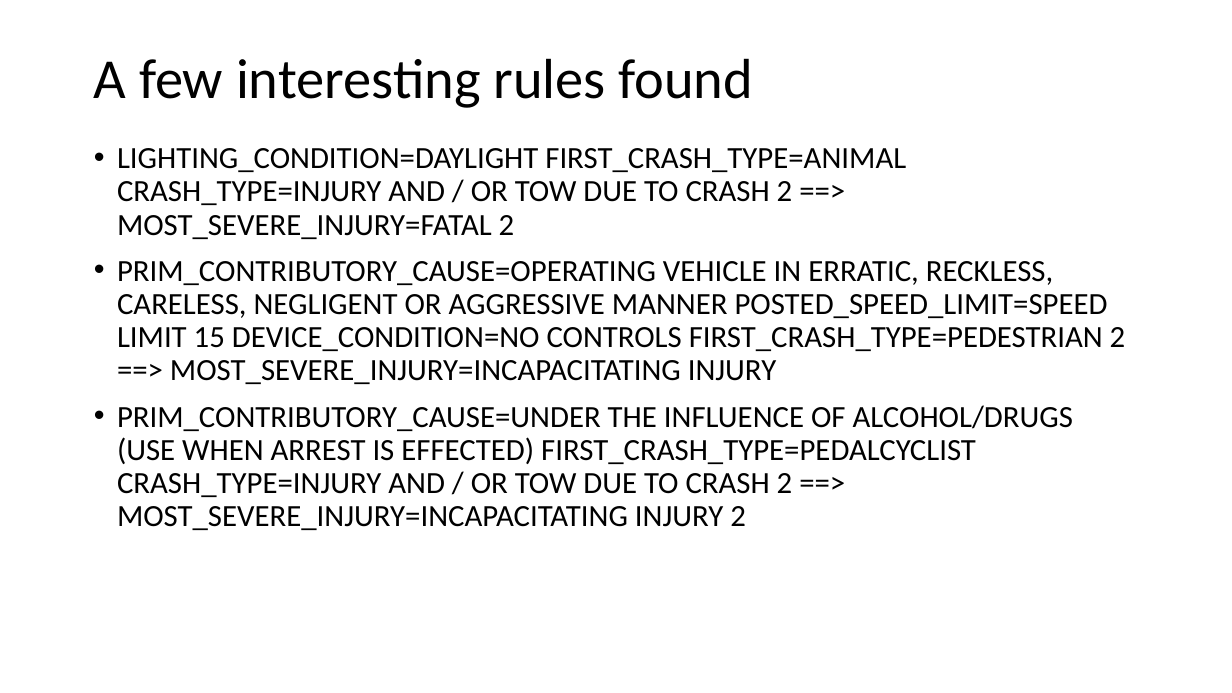
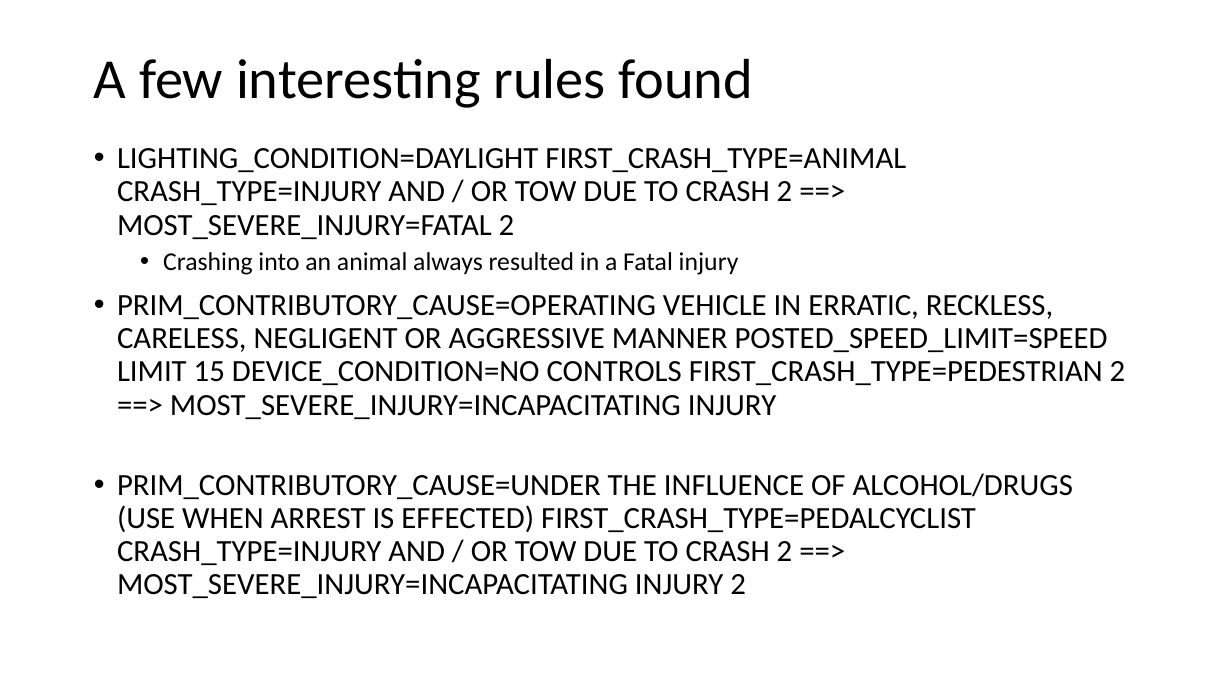
Before and after one commit to ndarwich/Crash-Analysis, a slide deck: slide 4 of Slides/WekaSlides.pptx. Drawn at 1232x693 pixels with LibreOffice and Linux fonts; fonts in the diff are those of the drawing. Boxes give left, top, right and bottom in pixels: in the first picture for what was removed or moved away, otherwise in the second. Text is boxed around its words. In the diff, an @@ line names an element or a change of style, - is before the commit and + after.

Commit message:
new rules, excel files, etc

```diff
--- a/Slides/WekaSlides.pptx
+++ b/Slides/WekaSlides.pptx
@@ text at (163, 252, 739, 275): paragraph added @@
+  • Crashing into an animal always resulted in a Fatal injury
```
Also in this commit, not shown: 1 other slide changed, 7 other files.
